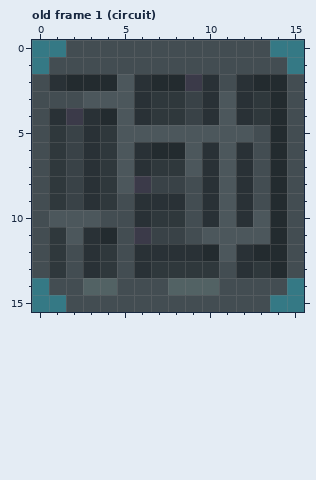
A pixel-art file gets an edit: public/assets/graphics/snek-boss-components.ase. That is the earlier state.
16x16 pixels, 6 frames. Colours within 5 levels of each other are drawn and written as one. Shown: old frame 1 (circuit). The commit also changed other frames, which this record leaves out.
The same view after the edit:
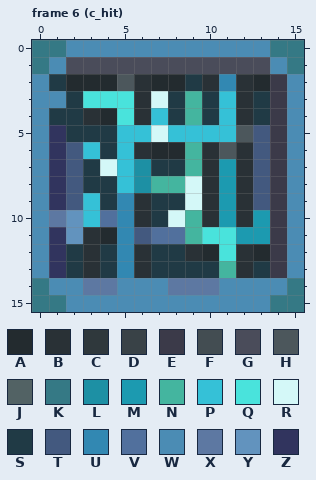
Palette (. is transparent): A #232b2f  B #293136  C #2f383c  D #394247  E #3b3a49  F #434d52  G #4a4c5a  H #4c575c  J #526264  K #357985  L #1d90a4  M #1c9ab0  N #44b59f  P #35c1d7  Q #49e3dc  R #d4f8f8  S #203a45  T #43597f  U #3288b2  V #51709d  W #4b8cb4  X #5d78a2  Y #6293be  Z #31345e
A new or re-ordered frame is compared with the old frame closest to it.
Message: get boss scene working; add ISFX interface
The edit:
frames 6 -> 10
Changed rows in their new state; - is an unchanged pixel.
Frame 6 (c_hit) is new; against old frame 1 (circuit), layer "Layer 1":
first column x 0:
 0 --WWWWWWWWWWWW--
 1 -WGGGGGGGGGGGGW-
 2 WS-------S-U--EW
 3 WWSQQQ-RSNSP-SEW
 4 WSS--Q-PSNSP-SEW
 5 WZSSSPPRPPPP-TEW
 6 WZTPSP---N---TEW
 7 WZTSRPLSSN-M-TEW
 8 WZTSSPLNNR-M-TEW
 9 WZTPSU-SSR-M-TEW
10 WXYPVU-SRN-M-MEW
11 WZY--UTVVNQQMMEW
12 WZS-SU-SS--Q--EW
13 WZS-SU-SSSSN-SEW
14 -WWXXWWWXXXWWWW-
15 --WWWWWWWWWWWW--
Changed places in both pictures, as pixel boxes (x1, y1, x2, y2):
changed: (32, 40, 304, 312)
